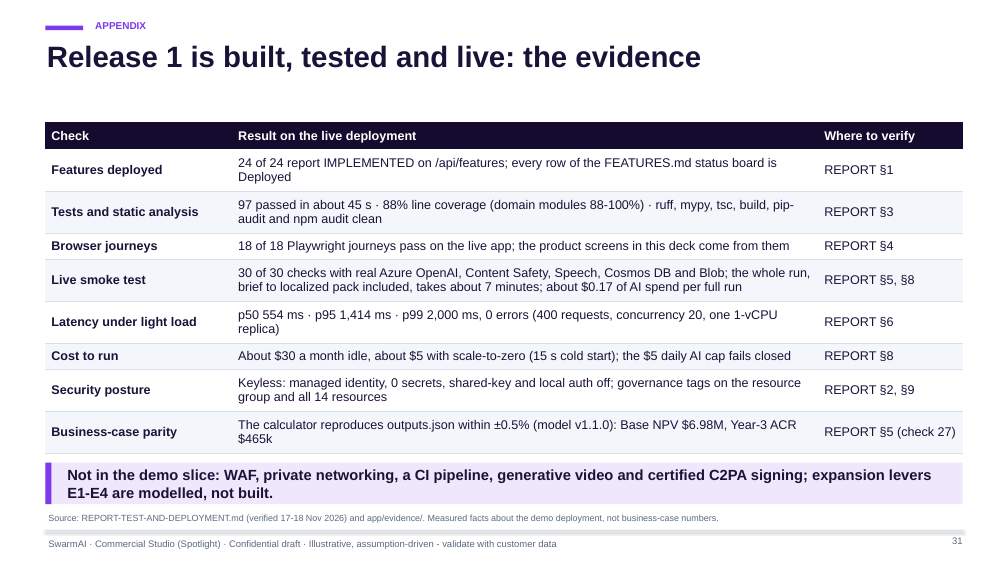
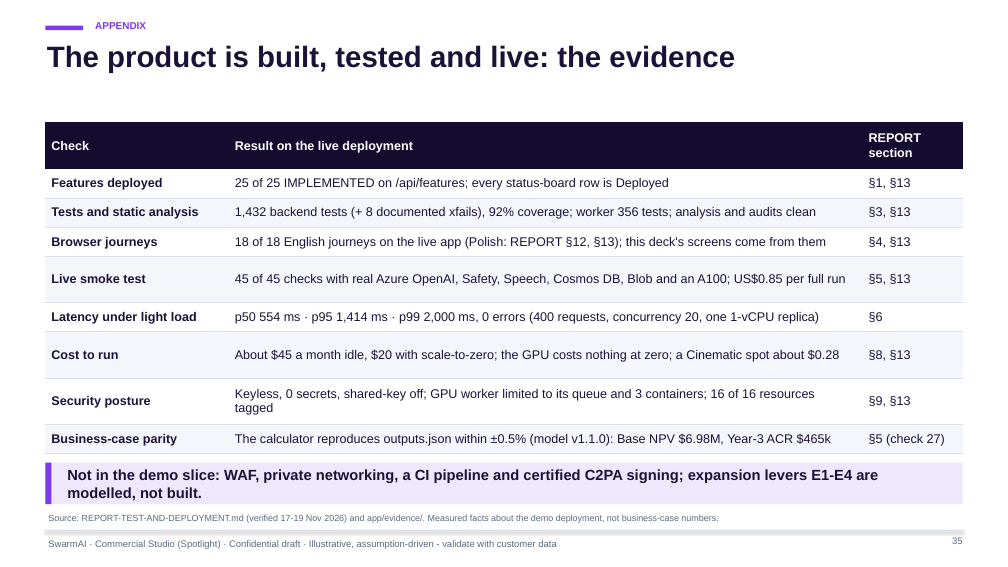
Before and after one commit to mifurm/DarkFactories, a slide deck: slide 35 of 02-commercial-studio-marketing/deck/CommercialStudio-Executive-Deck.pptx (slide 31 before the commit). Drawn at 1008x567 pixels with LibreOffice and Linux fonts; fonts in the diff are those of the drawing. Boxes give left, top, right and bottom in pixels: in the first picture for what was removed or moved away, otherwise in the second. Text is boxed around its words. In the diff, an @@ line names an element or a change of style, - is before the commit and + after.

```diff
--- a/02-commercial-studio-marketing/deck/CommercialStudio-Executive-Deck.pptx
+++ b/02-commercial-studio-marketing/deck/CommercialStudio-Executive-Deck.pptx
@@ title at [47, 45, 735, 73]: text changed @@
-Release 1 is built, tested and live: the evidence
+The product is built, tested and live: the evidence
@@ table at [45, 123, 963, 454] @@
-row 1, column 3: Where to verify
+row 1, column 3: REPORT section
-row 2, column 2: 24 of 24 report IMPLEMENTED on /api/features; every row of the FEATURES.md status board is Deployed
+row 2, column 2: 25 of 25 IMPLEMENTED on /api/features; every status-board row is Deployed
-row 2, column 3: REPORT §1
+row 2, column 3: §1, §13
-row 3, column 2: 97 passed in about 45 s · 88% line coverage (domain modules 88-100%) · ruff, mypy, tsc, build, pip-audit and npm audit clean
+row 3, column 2: 1,432 backend tests (+ 8 documented xfails), 92% coverage; worker 356 tests; analysis and audits clean
-row 3, column 3: REPORT §3
+row 3, column 3: §3, §13
-row 4, column 2: 18 of 18 Playwright journeys pass on the live app; the product screens in this deck come from them
+row 4, column 2: 18 of 18 English journeys on the live app (Polish: REPORT §12, §13); this deck's screens come from them
-row 4, column 3: REPORT §4
+row 4, column 3: §4, §13
-row 5, column 2: 30 of 30 checks with real Azure OpenAI, Content Safety, Speech, Cosmos DB and Blob; the whole run, brief to localized pack included, takes about 7 minutes; about $0.17 of AI spend per full run
+row 5, column 2: 45 of 45 checks with real Azure OpenAI, Safety, Speech, Cosmos DB, Blob and an A100; US$0.85 per full run
-row 5, column 3: REPORT §5, §8
+row 5, column 3: §5, §13
-row 6, column 3: REPORT §6
+row 6, column 3: §6
-row 7, column 2: About $30 a month idle, about $5 with scale-to-zero (15 s cold start); the $5 daily AI cap fails closed
+row 7, column 2: About $45 a month idle, $20 with scale-to-zero; the GPU costs nothing at zero; a Cinematic spot about $0.28
-row 7, column 3: REPORT §8
+row 7, column 3: §8, §13
-row 8, column 2: Keyless: managed identity, 0 secrets, shared-key and local auth off; governance tags on the resource group and all 14 resources
+row 8, column 2: Keyless, 0 secrets, shared-key off; GPU worker limited to its queue and 3 containers; 16 of 16 resources tagged
-row 8, column 3: REPORT §2, §9
+row 8, column 3: §9, §13
-row 9, column 3: REPORT §5 (check 27)
+row 9, column 3: §5 (check 27)
@@ text at [67, 469, 878, 501]: text changed @@
-Not in the demo slice: WAF, private networking, a CI pipeline, generative video and certified C2PA signing; expansion levers E1-E4 are modelled, not built.
+Not in the demo slice: WAF, private networking, a CI pipeline and certified C2PA signing; expansion levers E1-E4 are modelled, not built.
@@ page number at [952, 537, 963, 544]: text changed @@
-31
+35
```
Also in this commit, not shown: 27 other slides changed, 4 slides added, 19 other files.
